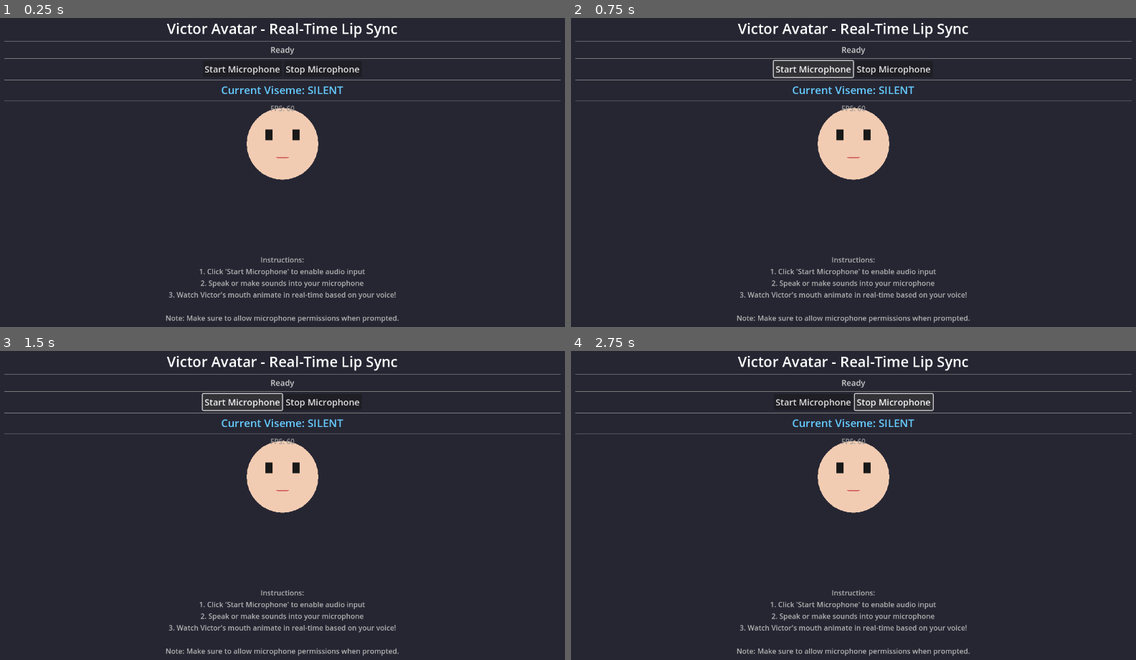
Above: before the commit, frames 1-4 (two rows, left to right).
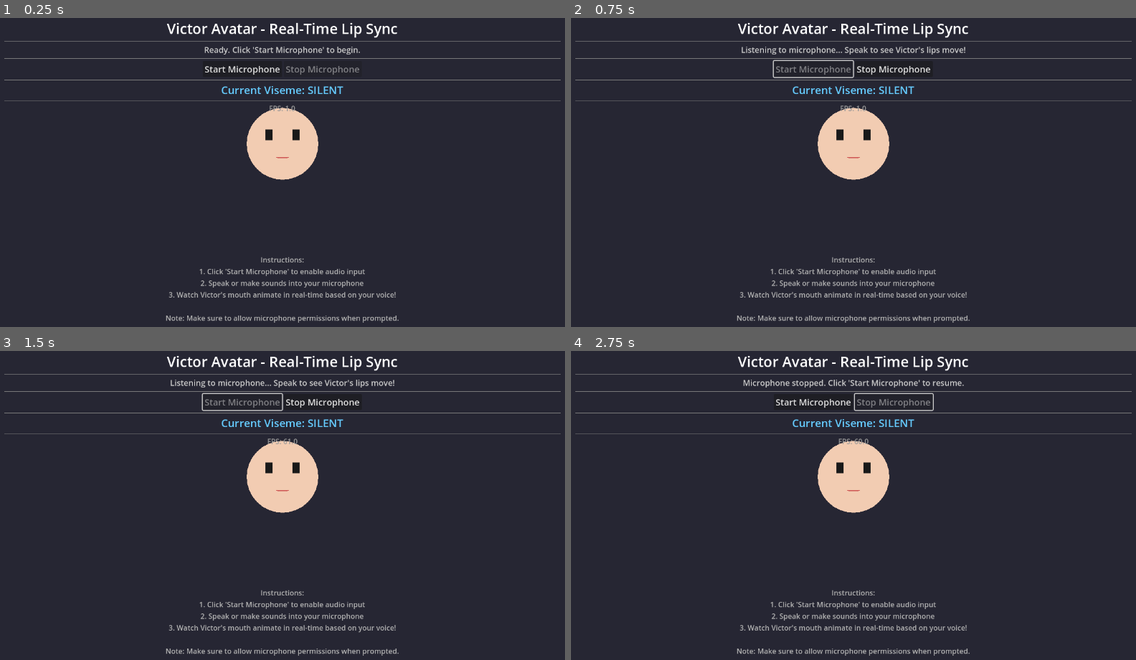
Above: after the commit, the same moments.

Repository: MASSIVEMAGNETICS/victor-godot
Game: Godot game, scene res://main.tscn
Two runs of this game, one before a commit and one after it. Both use one fixed random seed, a clock stepped at 60 frames per second and the inputs below.
Inputs (mouse positions are in pixels of both pictures, inside the frame that each line leads up to):
- Up to frame 1 (0.25 s): no input
- Up to frame 2 (0.75 s): click "Start Microphone" at 0.5 s
- Up to frame 3 (1.5 s): click (242, 403) at 1.25 s, where only the run before the commit has a clickable "Start Microphone"
- Up to frame 4 (2.75 s): click "Stop Microphone" at 2 s

The runs differ from the first frame. In frame 1, 0.5% of the frame differs, in the area x 36-64%, y 9-31%; in frame 2, 0.6%; in frame 3, 0.6%; in frame 4, 0.6%, in the area x 30-70%, y 9-31%.
Error before the commit: Parse Error: Unrecognized annotation: "@ontml". (res://main.gd:10)

Commit message:
Fix syntax error in main.gd @onready declarations
Co-authored-by: MASSIVEMAGNETICS <209589629+MASSIVEMAGNETICS@users.noreply.github.com>

Diff:
--- a/main.gd
+++ b/main.gd
@@ -7,8 +7,7 @@
 @onready var start_button: Button = $UI/ButtonContainer/StartButton
 @onready var stop_button: Button = $UI/ButtonContainer/StopButton
 @onready var viseme_label: Label = $UI/VisemeLabel
-@ontml:parameter>
-<parameter name="info_label: Label = $UI/InfoLabel
+@onready var info_label: Label = $UI/InfoLabel
 
 var audio_recording: bool = false
 var playback: AudioStreamPlayer
